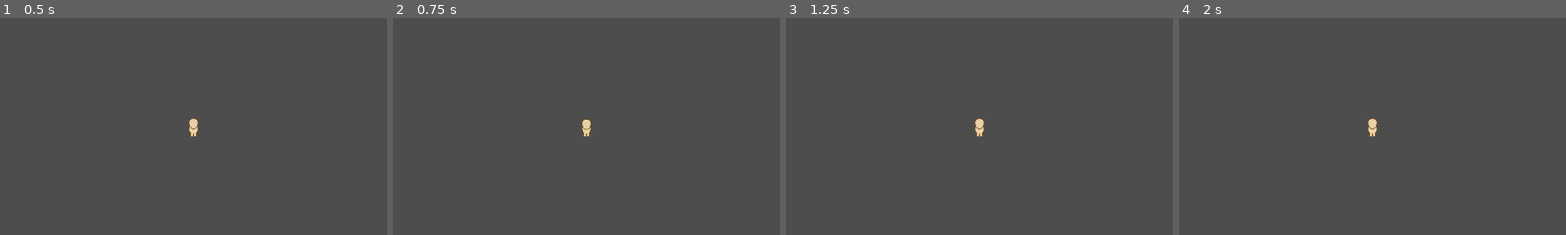
Above: before the commit, frames 1-4 (left to right).
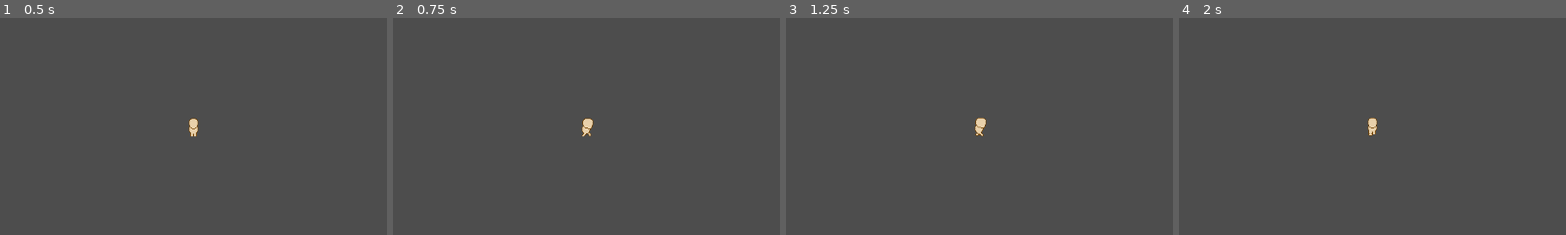
Above: after the commit, the same moments.

Repository: saltchicken/topdown-godot
Game: Godot game, scene res://characters/player.tscn
The game is run twice, just before and just after one commit, with the same random seed, the same clock (stepped at 60 frames per second) and the same inputs. The project has no main scene, so this scene is started directly.
Inputs:
- Up to frame 1 (0.5 s): no input
- Up to frame 2 (0.75 s): tap Enter at 0.5 s; hold D (right) from 0.53 s (still down); tap Space (attack) at 0.6 s
- Up to frame 3 (1.25 s): keep holding D (right); tap F (cast) at 0.8 s
- Up to frame 4 (2 s): tap Space (attack) at 1.25 s; release D (right) at 1.28 s; hold S (down) from 1.28 s (still down); tap F (cast) at 1.35 s; tap Shift (dash) at 1.55 s
The pictures show only the part of the screen within x 25-75%, y 23-73%; the shares and areas given below are measured in that part.

Frame 1 is identical in both runs. In frame 2, 0.1% of the frame differs, in the area x 48-52%, y 45-55%; in frame 3, 0.1%; in frame 4, less than 0.1%.
Error before the commit: Invalid access to property or key 'previous_direction' on a base object of type 'Nil'. (res://characters/player/states/idle.gd:5)

Commit message:
Fix misplaced component

Diff:
--- a/characters/player.tscn
+++ b/characters/player.tscn
@@ -666,14 +666,14 @@
 texture = ExtResource("2_287s8")
 hframes = 8
 vframes = 8
-frame = 37
+frame = 38
 
 [node name="AnimationTree" type="AnimationTree" parent="Animation"]
 root_node = NodePath("../CharacterBase")
 tree_root = SubResource("AnimationNodeStateMachine_07n6f")
 anim_player = NodePath("AnimationPlayer")
 parameters/current_length = 0.8
-parameters/current_position = 0.532764
+parameters/current_position = 0.634428
 parameters/current_delta = 0.00833333
 parameters/End/current_length = null
 parameters/End/current_position = null
@@ -682,14 +682,14 @@
 parameters/Start/current_position = 0.0
 parameters/Start/current_delta = 0.0
 parameters/idle/current_length = 0.8
-parameters/idle/current_position = 0.532764
+parameters/idle/current_position = 0.634428
 parameters/idle/current_delta = 0.00833333
 parameters/idle/BlendSpace2D/current_length = 0.8
-parameters/idle/BlendSpace2D/current_position = 0.532764
+parameters/idle/BlendSpace2D/current_position = 0.634428
 parameters/idle/BlendSpace2D/current_delta = 0.00833333
 parameters/idle/BlendSpace2D/blend_position = Vector2(0.0703499, 0.752577)
 parameters/idle/BlendSpace2D/0/current_length = 0.8
-parameters/idle/BlendSpace2D/0/current_position = 0.532764
+parameters/idle/BlendSpace2D/0/current_position = 0.634428
 parameters/idle/BlendSpace2D/0/current_delta = 0.00833333
 parameters/idle/BlendSpace2D/1/current_length = 0.8
 parameters/idle/BlendSpace2D/1/current_position = 0.0489433
@@ -713,11 +713,11 @@
 parameters/idle/BlendSpace2D/7/current_position = 0.600369
 parameters/idle/BlendSpace2D/7/current_delta = 0.00694444
 parameters/idle/TimeScale/current_length = 0.8
-parameters/idle/TimeScale/current_position = 0.532764
+parameters/idle/TimeScale/current_position = 0.634428
 parameters/idle/TimeScale/current_delta = 0.00833333
 parameters/idle/TimeScale/scale = 1.0
 parameters/idle/output/current_length = 0.8
-parameters/idle/output/current_position = 0.532764
+parameters/idle/output/current_position = 0.634428
 parameters/idle/output/current_delta = 0.00833333
 parameters/run/current_length = null
 parameters/run/current_position = null
@@ -767,7 +767,8 @@
 "run": SubResource("AnimationLibrary_3myrk")
 }
 
-[node name="StateMachine" parent="." node_paths=PackedStringArray("animation") instance=ExtResource("4_5gocp")]
+[node name="StateMachine" parent="." node_paths=PackedStringArray("input", "animation") instance=ExtResource("4_5gocp")]
+input = NodePath("../InputComponent")
 animation = NodePath("../Animation/AnimationTree")
 
 [node name="idle" type="Node2D" parent="StateMachine"]
--- a/state_machine/player_state.gd
+++ /dev/null
@@ -1,65 +0,0 @@
-extends State
-class_name PlayerState
-
-func state_movement():
-	pass
-
-func action_from_input(calling_node, character_body): # TODO: Probably shouldn't store this in the state class
-	if character_body.cast:
-		state_transition.emit(calling_node, 'cast')
-	if character_body.attack:
-		var current_weapon = character_body.inventory.current_weapon
-		if current_weapon:
-			var attack_type = current_weapon.AttackType.keys()[current_weapon.attack_type]
-			if attack_type == 'SWORD':
-				if calling_node.name == 'dash':
-					state_transition.emit(calling_node, 'dash_sword_attack1')
-				else:
-					state_transition.emit(calling_node, 'sword_attack1')
-			elif attack_type == 'BOW':
-				state_transition.emit(calling_node, 'bow_attack')
-			else:
-				print('Error with calling the proper attack function for %s' % attack_type)
-		else:
-			print('Player does not have a weapon equipped')
-
-
-	if character_body.use:
-		character_body.use_objects()
-
-func handle_movement_state(calling_node, character_body):
-	match calling_node.name:
-		'idle':
-			if character_body.movement:
-				if character_body.walk:
-					state_transition.emit(calling_node, 'walk')
-				else:
-					state_transition.emit(calling_node, 'run')
-			else:
-				calling_node.state_movement()
-		'walk':
-			if character_body.movement:
-				if character_body.walk:
-					calling_node.state_movement()
-				else:
-					state_transition.emit(calling_node, 'run')
-			else:
-				state_transition.emit(calling_node, 'idle')
-		'run':
-			if character_body.dash and character_body.dash_cooldown <= 0.0:
-				state_transition.emit(calling_node, 'dash')
-			if character_body.movement:
-				if character_body.walk:
-					state_transition.emit(calling_node, 'walk')
-				else:
-					calling_node.state_movement()
-			else:
-				state_transition.emit(calling_node, 'idle')
-		_:
-			if character_body.movement:
-				if character_body.walk:
-					state_transition.emit(calling_node, 'walk')
-				else:
-					state_transition.emit(calling_node, 'run')
-			else:
-				state_transition.emit(calling_node, 'idle')
